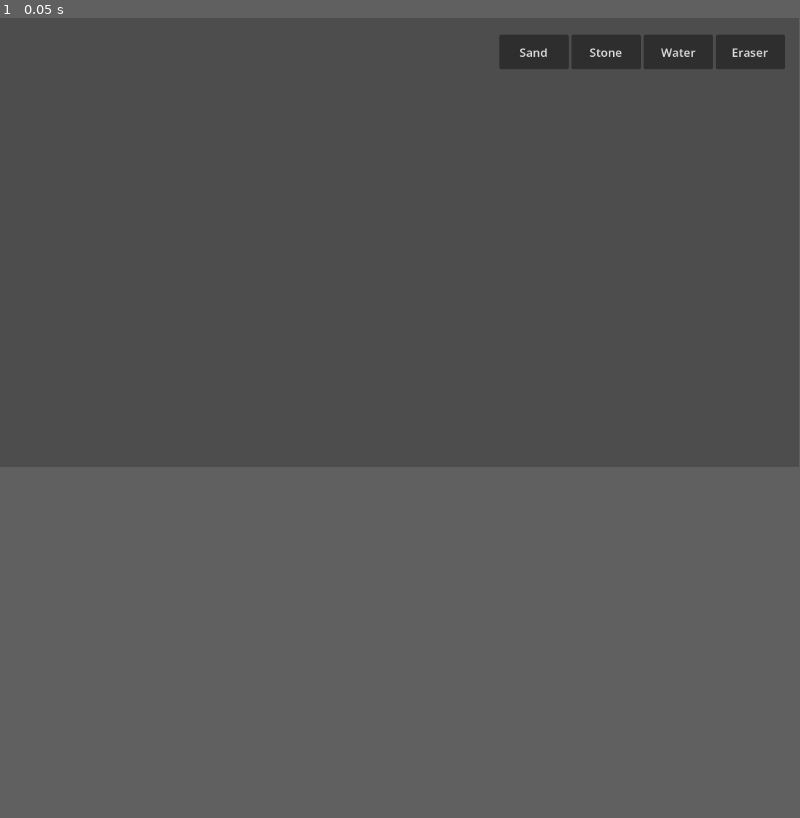
Above: before the commit, frame 1.
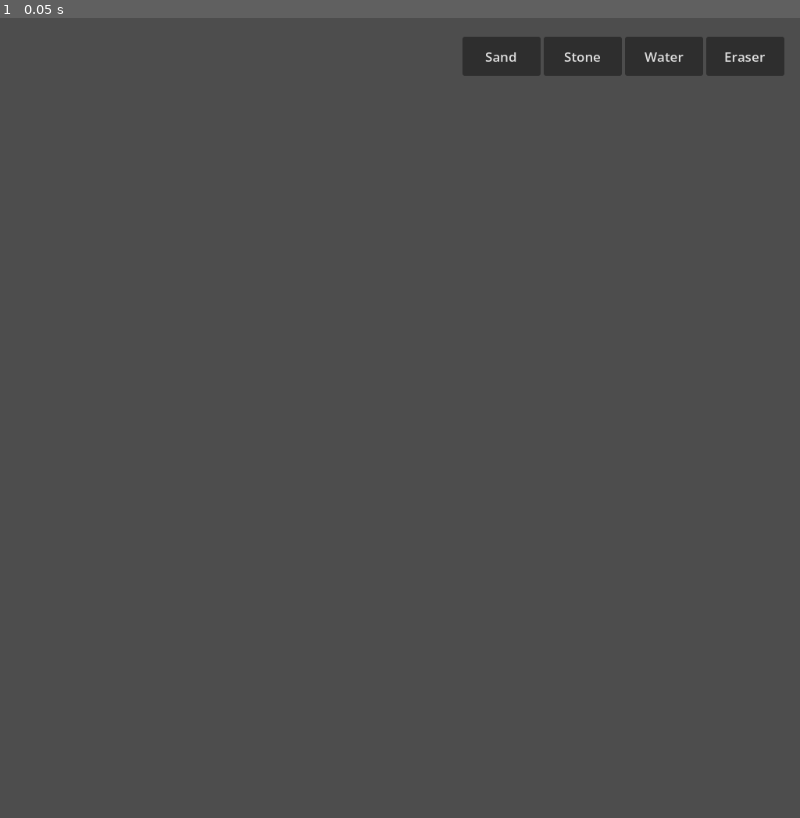
Above: after the commit, the same moment.

Repository: SachaJGregoire/sandbox
Game: Godot game, scene res://main.tscn
Two runs of this game, one before a commit and one after it. Both use one fixed random seed, a clock stepped at 60 frames per second and the inputs below.
Inputs:
- Up to frame 1 (0.05 s): no input
In our replay, the window is 799x449 before the commit and 800x800 after it. These sizes can differ from the game's own. Grey fills any space a smaller window leaves; there, only what the larger window draws over its background counts as a difference.

The runs differ from the first frame. In frame 1, 0.9% of the frame differs, in the area x 57-99%, y 2-8%.

Commit message:
added correct water, and a loop in _process()

Diff:
--- a/project.godot
+++ b/project.godot
@@ -15,6 +15,11 @@
 config/features=PackedStringArray("4.6", "Forward Plus")
 config/icon="res://icon.svg"
 
+[display]
+
+window/size/viewport_width=1024
+window/size/viewport_height=1024
+
 [physics]
 
 3d/physics_engine="Jolt Physics"
--- a/texture_rect.gd
+++ b/texture_rect.gd
@@ -161,44 +161,44 @@
 	if not rd or not pipeline.is_valid():
 		return
 
-	total_frames += 1
-
-	var input_idx = current_texture_index
-	var output_idx = 1 - current_texture_index
-
-	var compute_list = rd.compute_list_begin()
-	rd.compute_list_bind_compute_pipeline(compute_list, pipeline)
-	rd.compute_list_bind_uniform_set(compute_list, uniform_sets[input_idx], 0)
-
-	var tex_mouse = get_local_mouse_to_texture()
-	var push_bytes = PackedByteArray()
-	push_bytes.resize(32) # must be mult of 16
-
-	push_bytes.encode_float(0, tex_mouse.x)           					# vec2 mouse_pos.x
-	push_bytes.encode_float(4, tex_mouse.y)           					# vec2 mouse_pos.y
-	push_bytes.encode_float(8, brush_size)           					# float brush_size
-	push_bytes.encode_s32(12, selected_material if is_drawing else 0)   # int selected_material (0 if not drawing)
-	push_bytes.encode_s32(16, total_frames)           					# int frame_count
-	push_bytes.encode_s32(20, 1 if is_frozen else 0)  					# int is_frozen
-	push_bytes.encode_s32(24, 1 if do_reset else 0)   					# int do_reset
-	push_bytes.encode_s32(28, total_frames % 4)     					# int offset_idx (for Margolus)
-
-
-	rd.compute_list_set_push_constant(compute_list, push_bytes, push_bytes.size())
-	# ---------------------------------------------
-
-	var groups_x = (WIDTH + 15) / 16
-	var groups_y = (HEIGHT + 15) / 16
-	rd.compute_list_dispatch(compute_list, groups_x, groups_y, 1)
-	rd.compute_list_end()
+	for i in range(4):
+		total_frames += 1
+
+		var input_idx = current_texture_index
+		var output_idx = 1 - current_texture_index
+
+		var compute_list = rd.compute_list_begin()
+		rd.compute_list_bind_compute_pipeline(compute_list, pipeline)
+		rd.compute_list_bind_uniform_set(compute_list, uniform_sets[input_idx], 0)
+
+		var tex_mouse = get_local_mouse_to_texture()
+		var push_bytes = PackedByteArray()
+		push_bytes.resize(32) # must be mult of 16
+
+		push_bytes.encode_float(0, tex_mouse.x)           					# vec2 mouse_pos.x
+		push_bytes.encode_float(4, tex_mouse.y)           					# vec2 mouse_pos.y
+		push_bytes.encode_float(8, brush_size)           					# float brush_size
+		push_bytes.encode_s32(12, selected_material if is_drawing else 0)   # int selected_material (0 if not drawing)
+		push_bytes.encode_s32(16, total_frames)           					# int frame_count
+		push_bytes.encode_s32(20, 1 if is_frozen else 0)  					# int is_frozen
+		push_bytes.encode_s32(24, 1 if do_reset else 0)   					# int do_reset
+		push_bytes.encode_s32(28, total_frames % 4)     					# int offset_idx (for Margolus)
+
+		rd.compute_list_set_push_constant(compute_list, push_bytes, push_bytes.size())
+		# ---------------------------------------------
+
+		var groups_x = (WIDTH + 15) / 16
+		var groups_y = (HEIGHT + 15) / 16
+		rd.compute_list_dispatch(compute_list, groups_x, groups_y, 1)
+		rd.compute_list_end()
+
+		current_texture_index = output_idx
+		do_reset = 0
 
 	var tex_rd = Texture2DRD.new()
-	tex_rd.texture_rd_rid = textures[output_idx]
+	tex_rd.texture_rd_rid = textures[current_texture_index]
 	texture = tex_rd
 
-	current_texture_index = output_idx
-
-	do_reset = 0
 
 func select_sand():
 	selected_material = 1
@@ -211,4 +211,4 @@
 	print("Material: AIR")
 func select_water():
 	selected_material = 4
-	print("Material: AIR")
+	print("Material: WATER")
Not shown, changed: sand.glsl
